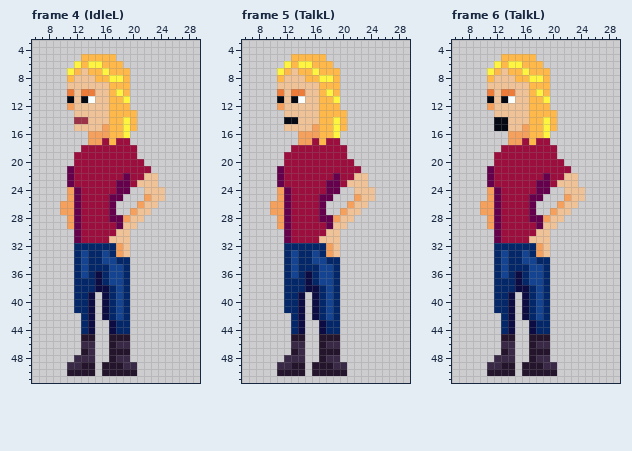
Pixel-art file: game-templates/9-verb/assets/images/characters/penny/penny.aseprite. The picture above is the old version.
36x55 pixels, 9 frames. Shown: frame 4 (IdleL): x 6..29, y 3..51; frame 5 (TalkL): x 6..29, y 3..51; frame 6 (TalkL): x 6..29, y 3..51. The commit also changed other frames, which this record leaves out.
The result:
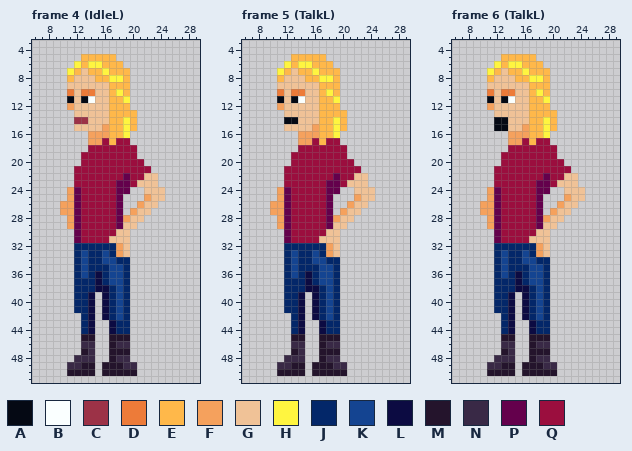
Palette (. is transparent): A #050914  B #faffff  C #9c3247  D #ed7b39  E #ffb84a  F #f5a15d  G #f0c297  H #fff540  J #032769  K #144491  L #0c0b42  M #24142c  N #392946  P #64004c  Q #9b0e3e
Difference:
layer "Left" removed
Frame 4 (IdleL):
y 18: x 13 Q -> .
y 19..20: x 12 Q -> .
y 21..23: x 11 P -> .
y 25: x 17 P -> Q
y 26..27: x 17..18 P. -> QP
y 28: x 17 P -> Q
Frame 5 (TalkL): the same change as frame 4 (IdleL)
Frame 6 (TalkL): the same change as frame 4 (IdleL)
Pixel boxes of the changes (left, top, right, bottom) in both pictures:
erased: (67, 145, 88, 187)
changed: (109, 194, 123, 222)
erased: (277, 145, 298, 187)
changed: (319, 194, 333, 222)
erased: (487, 145, 508, 187)
changed: (529, 194, 543, 222)
